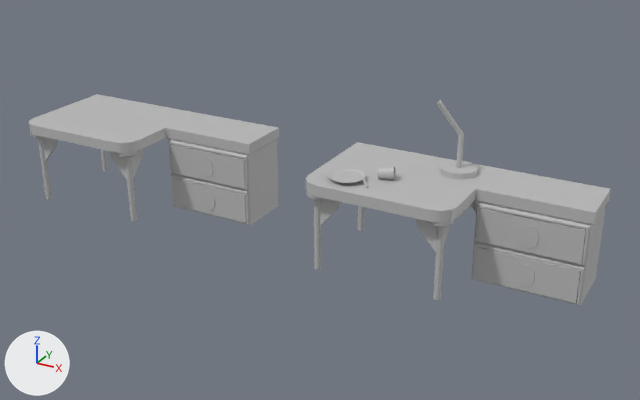
The FBX model First Person Puzzler/Assets/Art/Models/Desks.fbx as it was, and as the next commit left it.
One viewpoint serves both versions: a 50 mm camera at (0.376, -0.632, 0.351) aimed at (0.035, -0.013, 0.041). Lighting does not change. The marker at lower left points along +X, +Y and +Z. Where no turn or scale is listed for an object, it has been applied to the vertices.

The scene before the commit, as lines of its bpy script (objects in view):
```python
ob_desk_empty = bpy.data.objects.new('Desk_Empty', me_mesh)
ob_desk_empty.location = (-0.1475, -0.0147, 0.0402)
ob_desk_empty_drawer_1 = bpy.data.objects.new('Desk_Empty_Drawer_1', me_mesh_001)
ob_desk_empty_drawer_1.location = (-0.0829, 0.0083, 0.0512)
ob_desk_empty_drawer_2 = bpy.data.objects.new('Desk_Empty_Drawer_2', me_mesh_002)
ob_desk_empty_drawer_2.location = (-0.0829, 0.0083, 0.0172)
ob_desk_full = bpy.data.objects.new('Desk_Full', me_mesh_003)
ob_desk_full.location = (0.1558, -0.0147, 0.0709)
ob_desk_full_drawer_1 = bpy.data.objects.new('Desk_Full_Drawer_1', me_mesh_004)
ob_desk_full_drawer_1.location = (0.2203, 0.0082, 0.0512)
ob_desk_full_drawer_2 = bpy.data.objects.new('Desk_Full_Drawer_2', me_mesh_005)
ob_desk_full_drawer_2.location = (0.2202, 0.008, 0.0173)
```
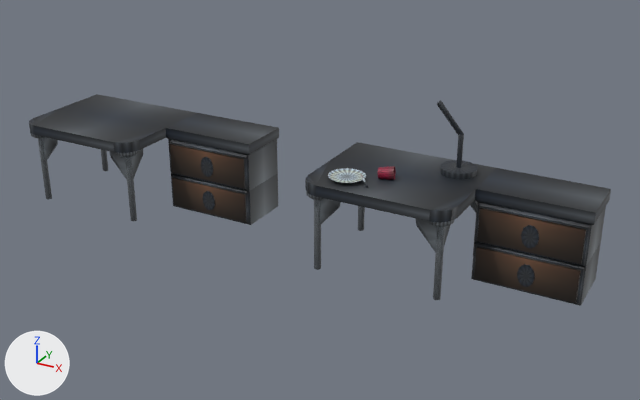
The newer file is also rescaled (x0.01) as a whole; pictures and numbers use the older file's frame.

What differs and where, as boxes (x1, y1, x2, y2) in the pictures (640 x 400 px):
'Desk_Full', surface changed
    both: (305, 100, 611, 306)
'Desk_Empty', surface changed
    both: (29, 94, 279, 225)
'Desk_Full_Drawer_1', surface changed
    both: (477, 208, 586, 264)
'Desk_Full_Drawer_2', surface changed
    both: (474, 247, 581, 303)
'Desk_Empty_Drawer_1', surface changed
    both: (170, 144, 245, 189)
'Desk_Empty_Drawer_2', surface changed
    both: (172, 178, 247, 223)
part 1 of me_mesh, built on
    both: (29, 108, 164, 143)
part 2 of me_mesh, surface changed
    both: (29, 94, 279, 225)
part 3 of me_mesh_003, built on
    both: (306, 160, 475, 211)
part 4 of me_mesh_003, surface changed
    both: (305, 100, 611, 306)

What changed in the scene script:
```text
Add img_colors_png:
    img_colors_png = load_image('colors.png', '../Materials/colors.png', 16, 16, 'sRGB')
Change mat_lambert1:
    remove mat_lambert1.base_color = (0.5, 0.5, 0.5)  # grey #bcbcbc
    add mat_lambert1.texture = img_colors_png
    mat_lambert1.roughness: 0.5 -> 0.553
Change me_mesh:
    used by ob_desk_empty; location = (-0.1475, -0.0147, 0.0402)
    remove me_mesh.from_pydata(...)  # 528 vertices, 656 faces; spans x -0.111..0.111, y -0.053..0.053, z -0.04..0.04
    add me_mesh.from_pydata(...)  # 528 vertices, 668 faces; spans x -0.111..0.111, y -0.053..0.053, z -0.04..0.04
    me_mesh part 1
    2 faces are deleted
    14 new faces join them
    me_mesh part 2: 654 kept faces spanning x -0.111..0.111, y -0.053..0.053, z -0.04..0.04 get new texture (UV) coordinates
Change me_mesh_003:
    used by ob_desk_full; location = (0.1558, -0.0147, 0.0709)
    remove me_mesh_003.from_pydata(...)  # 984 vertices, 1184 faces; spans x -0.111..0.111, y -0.053..0.053, z -0.071..0.071
    add me_mesh_003.from_pydata(...)  # 984 vertices, 1196 faces; spans x -0.111..0.111, y -0.053..0.053, z -0.071..0.071
    me_mesh_003 part 3
    2 faces are deleted
    14 new faces join them
    me_mesh_003 part 4: 1182 kept faces spanning x -0.111..0.111, y -0.053..0.053, z -0.071..0.071 get new texture (UV) coordinates
Change me_mesh_004:
    where me_mesh_004.from_pydata(...)  # 95 vertices, 108 faces; spans x -0.0411..0.0411, y -0.0243..0.0243, z -0.014..0.014
    used by ob_desk_full_drawer_1; location = (0.2203, 0.0082, 0.0512)
    me_mesh_004 part 5: texture (UV) coordinates of 108 of 108 faces, centred in x -0.0411..0.0411, y -0.0243..0.0243, z -0.014..0.014, changed; they spanned u 0.12..0.88, v 0.0..1.0 and now span u 0.0..0.06, v 0.06..0.88
```
